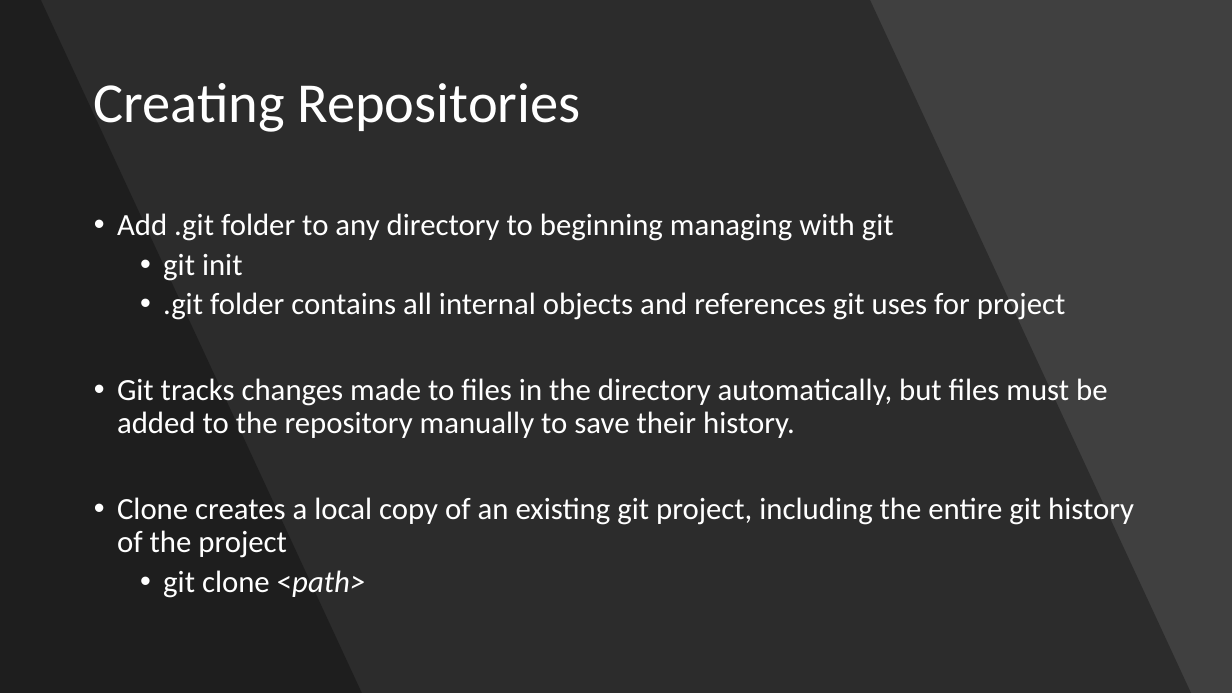
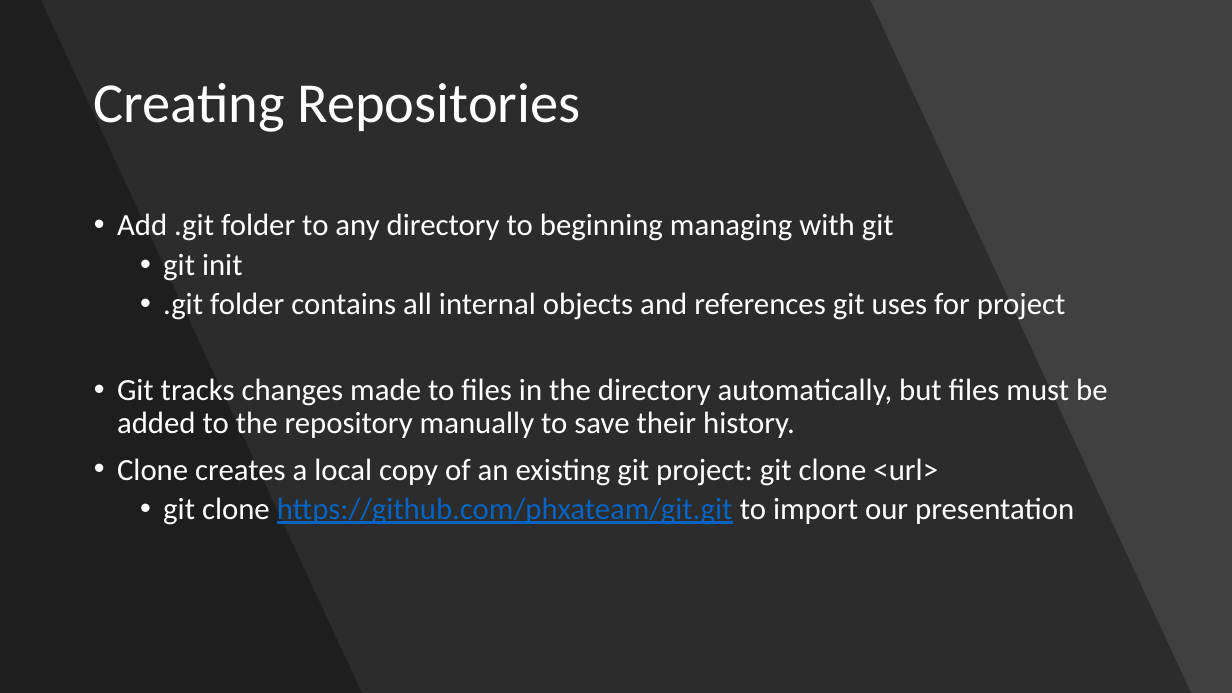
Before and after one commit to sabingautam16/git, a slide deck: slide 4 of Git.pptx. Drawn at 1232x693 pixels with LibreOffice and Linux fonts; fonts in the diff are those of the drawing. Boxes give left, top, right and bottom in pixels: in the first picture for what was removed or moved away, otherwise in the second. Text is boxed around its words. In the diff, an @@ line names an element or a change of style, - is before the commit and + after.

```diff
--- a/Git.pptx
+++ b/Git.pptx
@@ text at (117, 458, 1074, 525): text changed @@
-• Clone creates a local copy of an existing git project, including the entire git history of the project
-  • git clone <path>
+• Clone creates a local copy of an existing git project: git clone <url>
+  • git clone https://github.com/phxateam/git.git to import our presentation
```
